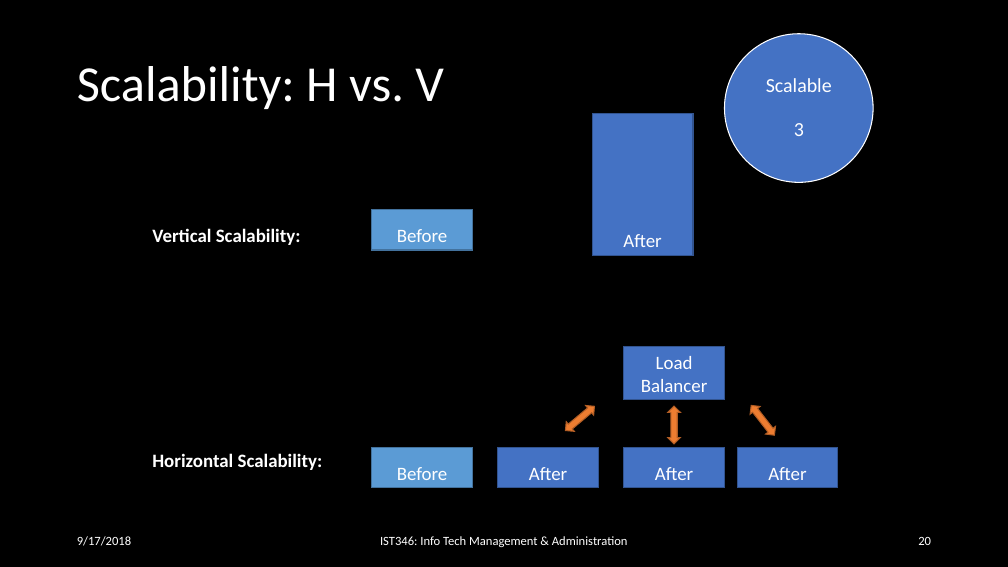
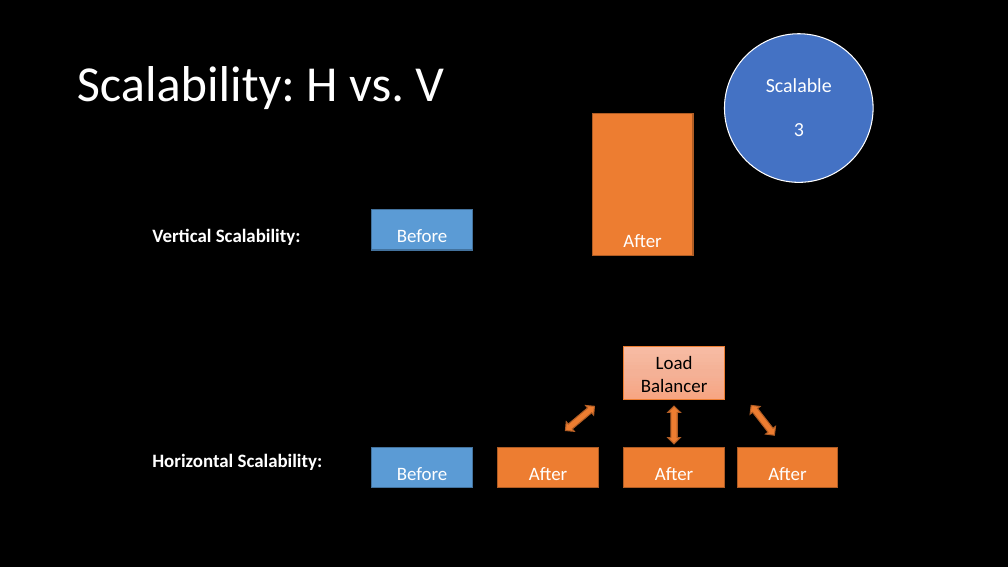
Before and after one commit to orstewar/ist346-content, a slide deck: slide 19 of content/10-services-monitoring-logging.pptx (slide 20 before the commit). Drawn at 1008x567 pixels with LibreOffice and Linux fonts; fonts in the diff are those of the drawing. Boxes give left, top, right and bottom in pixels: in the first picture for what was removed or moved away, otherwise in the second. Text is boxed around its words. In the diff, an @@ line names an element or a change of style, - is before the commit and + after.

```diff
--- a/content/10-services-monitoring-logging.pptx
+++ b/content/10-services-monitoring-logging.pptx
@@ rectangle "Load Balancer" at bbox=[624, 346, 724, 399]: text colour #FFFFFF to #000000; fill #4472C4 to gradient #F7BDA5 to #F5B196 to #F8A582; outline #325491 1 pt to #ED7D31 0.5 pt @@
@@ fill #4472C4 to #ED7D31; outline #325491 1 pt to #AF5C24 1 pt in 4 elements at bbox=[592, 113, 693, 256], bbox=[498, 448, 598, 488], bbox=[624, 448, 724, 488], bbox=[737, 448, 838, 488] @@
@@ text removed at bbox=[77, 536, 131, 546] @@
-9/17/2018
@@ text removed at bbox=[380, 536, 628, 547] @@
-IST346: Info Tech Management & Administration
@@ page number removed at bbox=[918, 537, 931, 545] @@
-20
```
Also in this commit, not shown: 17 other slides changed, 1 slide removed, 2 other files.
